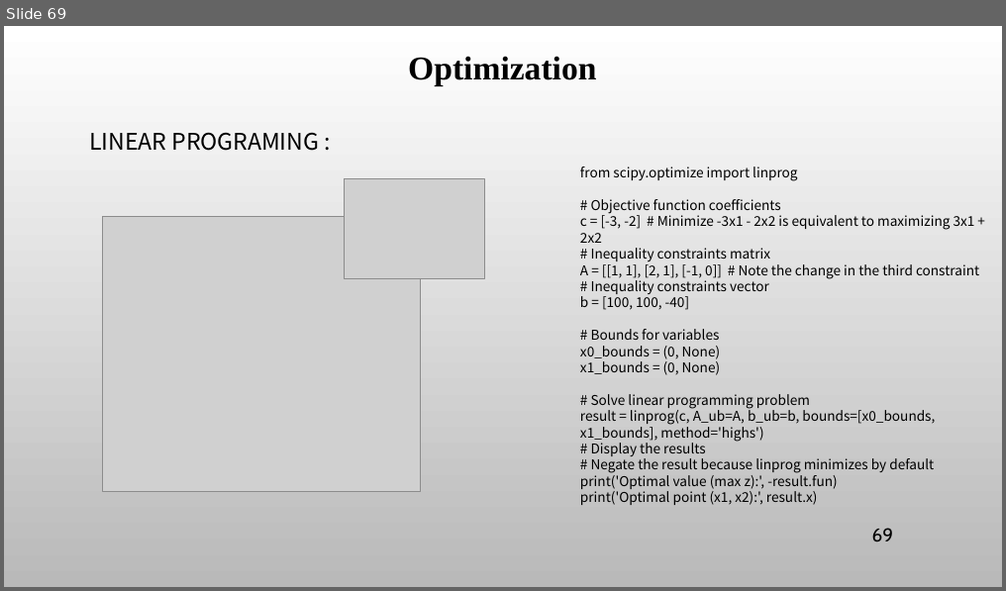
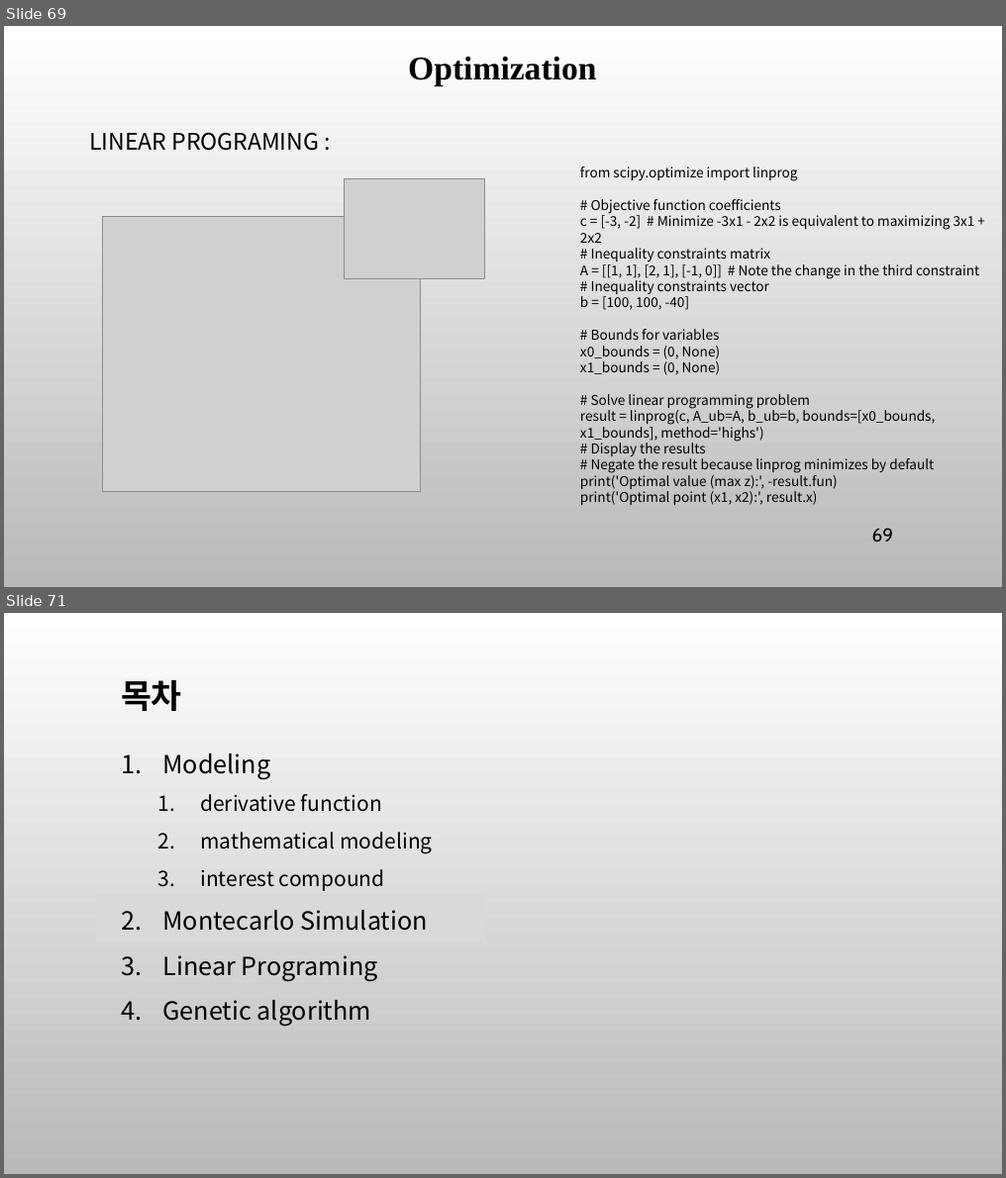
Before and after one commit to ancestor9/mathematics-for-machine-learning, a slide deck: 8_Applications of mathematics.pptx. Shown one above the other, each under a label of ours: slide 69 before the commit, slides 69 and 71 after it; the slides between them are not shown. The pictures are 1006x591 and 1006x1178 pixels, drawn with LibreOffice and Linux fonts; fonts in the diff are those of the drawing; grey boxes stand for pictures; background and template pictures are left out. Boxes give left, top, right and bottom in pixels: in the first picture for what was removed or moved away, otherwise in the second. Text is boxed around its words. In the diff, an @@ line names an element or a change of style, - is before the commit and + after.

```diff
--- a/8_Applications of mathematics.pptx
+++ b/8_Applications of mathematics.pptx
@@ slide 71 added at [4,613,1002,1174], background picture (left out) @@
@@ text added at [121,680,182,711], 32 pt, text #000000, bold @@
+목차
@@ text added at [163,754,432,1027], 24 pt, text #000000 @@
+1. Modeling
+  1. derivative function
+  2. mathematical modeling
+  3. interest compound
+2. Montecarlo Simulation
+3. Linear Programing
+4. Genetic algorithm
@@ rectangle added at [96,894,484,942], fill #D9D9D9 @@
```
Also in this commit, not shown: 15 other slides added.
